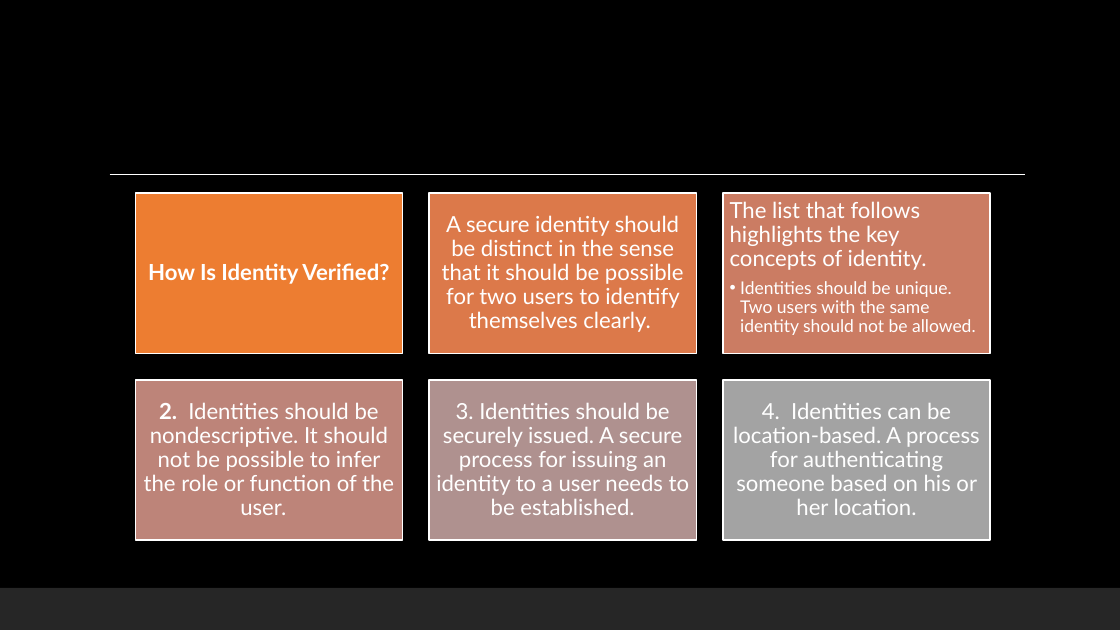
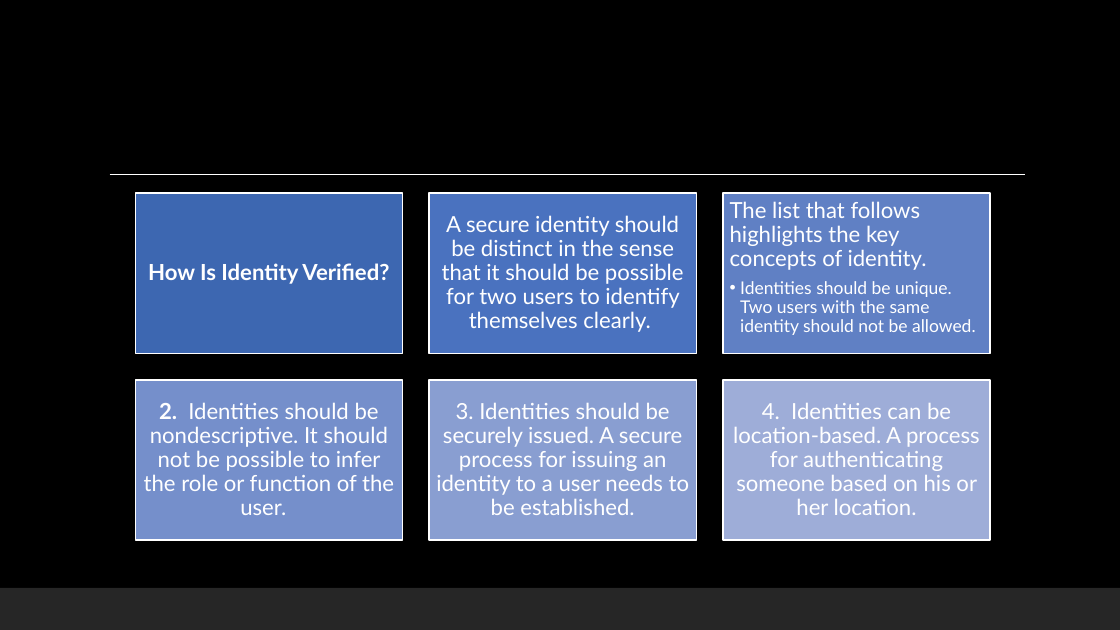
Before and after one commit to ronnie-1947/access-control-ppt, a slide deck: slide 5 of Access Control.pptx. Drawn at 1120x630 pixels with LibreOffice and Linux fonts; fonts in the diff are those of the drawing; background and template pictures are left out. Boxes give left, top, right and bottom in pixels: in the first picture for what was removed or moved away, otherwise in the second. Text is boxed around its words. In the diff, an @@ line names an element or a change of style, - is before the commit and + after.

```diff
--- a/Access Control.pptx
+++ b/Access Control.pptx
@@ rectangle at (x1=135, y1=193, x2=402, y2=354): fill #ED7D31 to #3E67B2 @@
@@ rectangle at (x1=429, y1=193, x2=697, y2=354): fill #DC794A to #4C73BF @@
@@ rectangle at (x1=723, y1=193, x2=991, y2=354): fill #CB7C63 to #6181C5 @@
@@ rectangle at (x1=135, y1=380, x2=402, y2=540): fill #BD8479 to #7690CB @@
@@ rectangle at (x1=429, y1=380, x2=697, y2=540): fill #AF918F to #8B9FD1 @@
@@ rectangle at (x1=723, y1=380, x2=991, y2=540): fill #A3A3A3 to #9FAED8 @@
```
Also in this commit, not shown: 29 other slides changed, 1 slide added.
